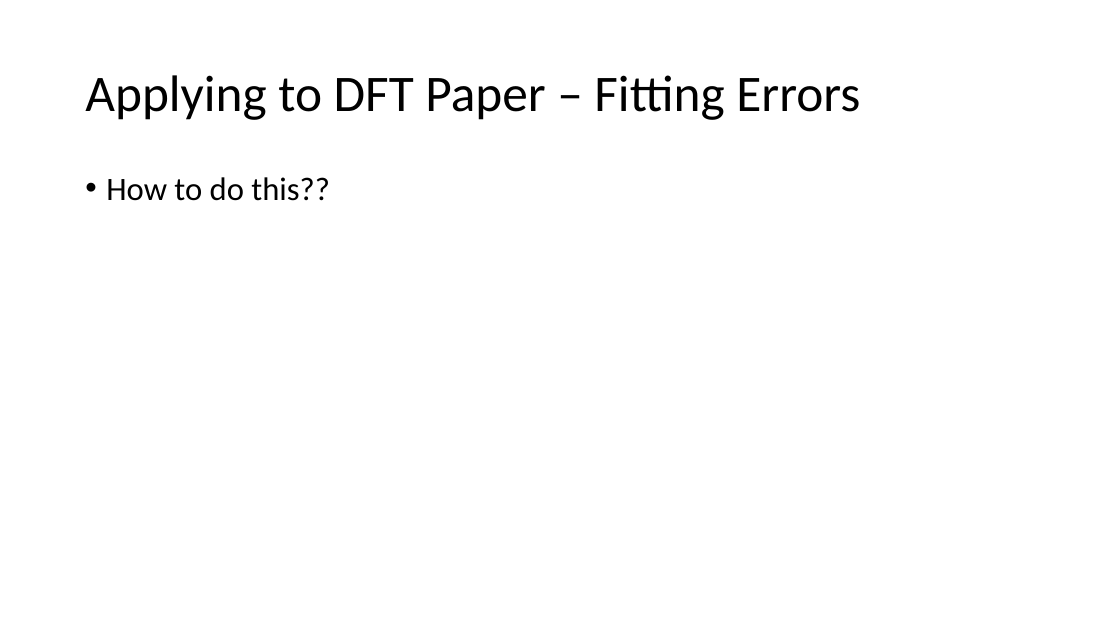
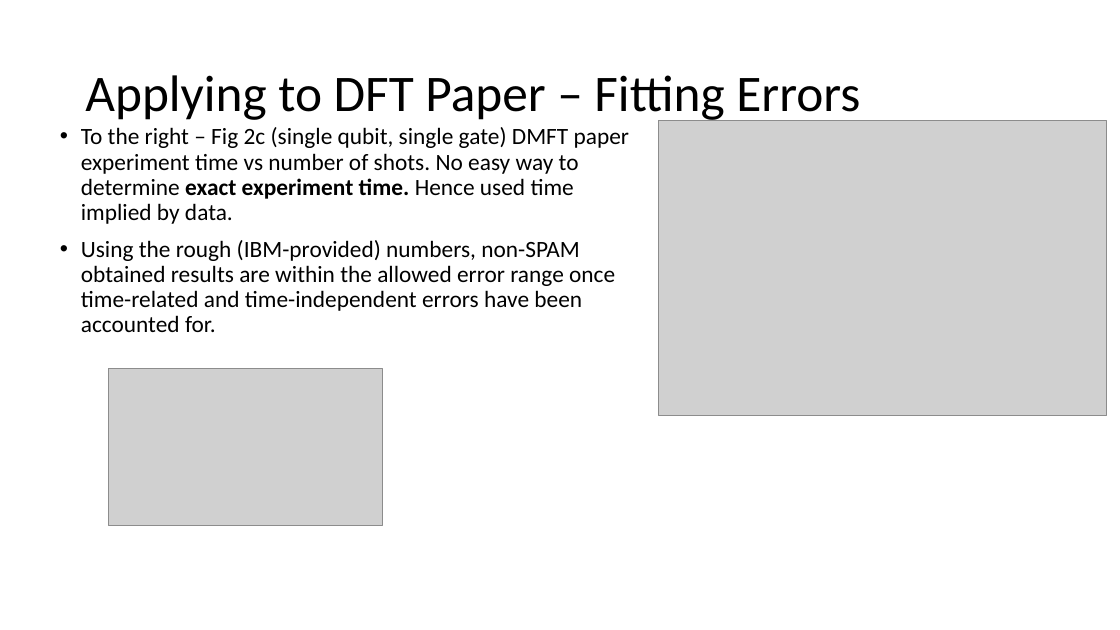
Before and after one commit to a-kapila/quantum-error, a slide deck: slide 33 of Annanay Project Summary.pptx (slide 29 before the commit). Drawn at 1120x630 pixels with LibreOffice and Linux fonts; fonts in the diff are those of the drawing; grey boxes stand for pictures. Boxes give left, top, right and bottom in pixels: in the first picture for what was removed or moved away, otherwise in the second. Text is boxed around its words. In the diff, an @@ line names an element or a change of style, - is before the commit and + after.

```diff
--- a/Annanay Project Summary.pptx
+++ b/Annanay Project Summary.pptx
@@ text at box(81, 127, 629, 332): text changed; size 28 to 20 pt @@
-• How to do this??
+• To the right – Fig 2c (single qubit, single gate) DMFT paper experiment time vs number of shots. No easy way to determine exact experiment time. Hence used time implied by data.
+• Using the rough (IBM-provided) numbers, non-SPAM obtained results are within the allowed error range once time-related and time-independent errors have been accounted for.
@@ picture added at box(659, 120, 1107, 415) @@
@@ picture added at box(108, 368, 382, 526) @@
```
Also in this commit, not shown: 3 slides added, 12 other files.
